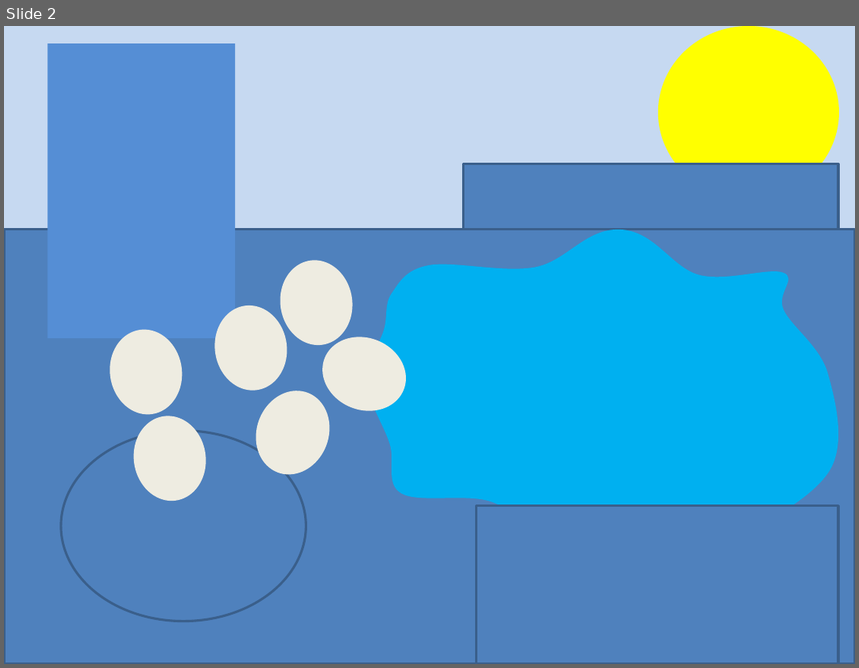
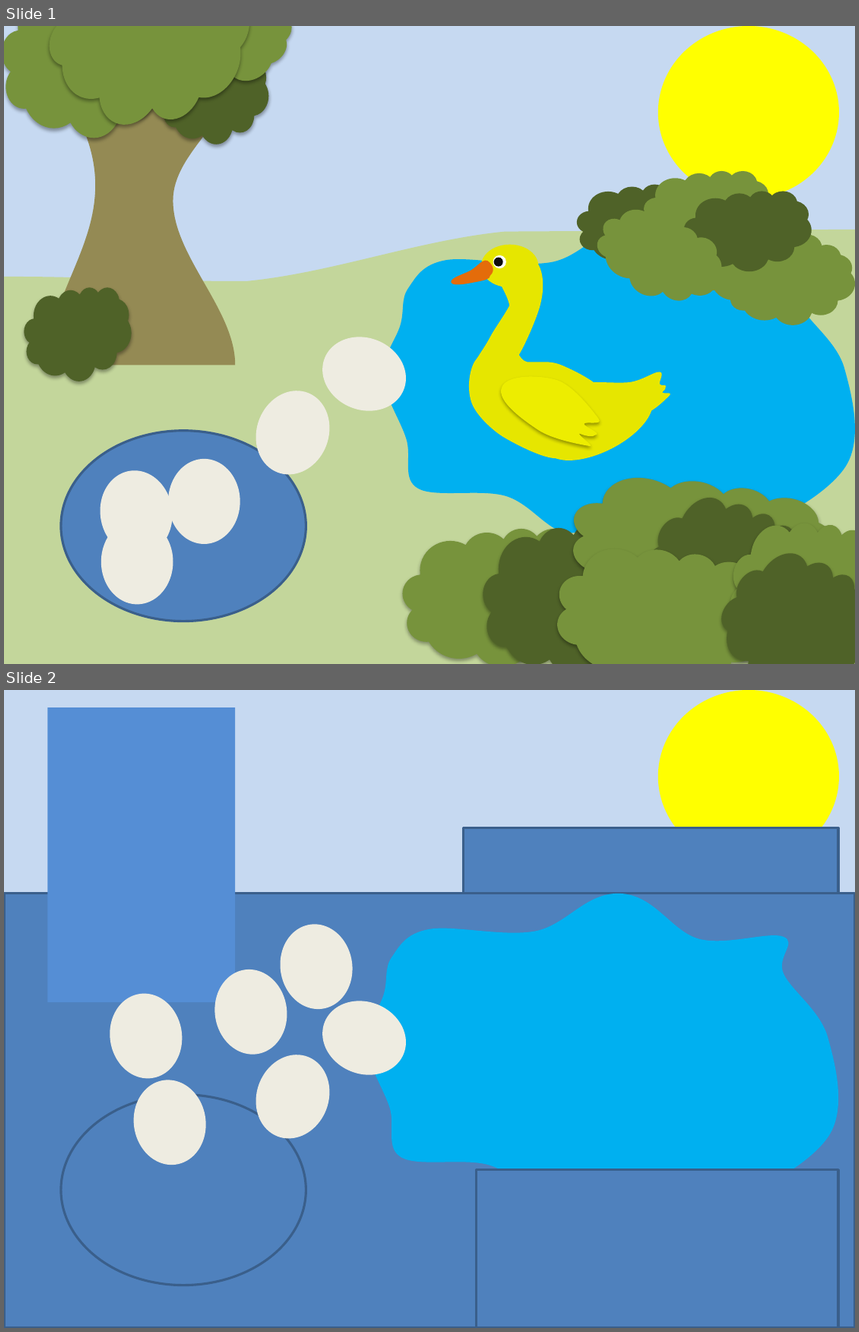
Before and after one commit to gustavoFG28/Ludit, a slide deck: Historias/fundos.pptx. Shown one above the other, each under a label of ours: slide 2 before the commit, slides 1 and 2 after it. The pictures are 859x668 and 859x1332 pixels, drawn with LibreOffice and Linux fonts; fonts in the diff are those of the drawing; background and template pictures are left out. Boxes give left, top, right and bottom in pixels: in the first picture for what was removed or moved away, otherwise in the second. Text is boxed around its words. In the diff, an @@ line names an element or a change of style, - is before the commit and + after.

```diff
--- a/Historias/fundos.pptx
+++ b/Historias/fundos.pptx
@@ slide 1 added at <box>4,26,855,664</box>, background #C6D9F1 @@
@@ cloud added at <box>4,26,182,138</box>, fill #77933C @@
@@ cloud added at <box>26,26,271,157</box>, fill #77933C @@
@@ cloud added at <box>141,26,306,110</box>, fill #77933C @@
@@ ellipse added at <box>658,26,840,199</box>, fill #FFFF00 @@
@@ freeform shape added at <box>47,70,235,365</box>, fill #948A54 @@
@@ cloud added at <box>161,50,268,145</box>, fill #4F6228 @@
@@ cloud added at <box>577,184,705,265</box>, fill #4F6228 @@
@@ cloud added at <box>644,170,772,251</box>, fill #77933C @@
@@ cloud added at <box>584,191,734,323</box>, fill #77933C @@
@@ cloud added at <box>684,191,812,271</box>, fill #4F6228 @@
@@ freeform shape added at <box>4,230,855,664</box>, fill #C3D69B @@
@@ freeform shape added at <box>382,224,855,534</box>, fill #00B0F0 @@
@@ cloud added at <box>698,224,826,304</box>, fill #77933C @@
@@ cloud added at <box>728,245,855,325</box>, fill #77933C @@
@@ group added at <box>449,245,675,477</box>: 6 freeform shapes, 4 ellipses @@
@@ cloud added at <box>25,287,132,381</box>, fill #4F6228 @@
@@ ellipse added at <box>312,325,417,423</box>, fill #EEECE1 @@
@@ ellipse added at <box>244,380,341,485</box>, fill #EEECE1 @@
@@ ellipse added at <box>61,431,306,622</box>, fill #4F81BD, outline #3A5F8C 2 pt @@
@@ cloud added at <box>558,452,852,649</box>, fill #77933C @@
@@ ellipse added at <box>94,465,179,560</box>, fill #EEECE1 @@
@@ ellipse added at <box>168,459,240,544</box>, fill #EEECE1 @@
@@ cloud added at <box>624,471,816,664</box>, fill #4F6228 @@
@@ ellipse added at <box>101,520,173,605</box>, fill #EEECE1 @@
@@ cloud added at <box>484,524,658,664</box>, fill #4F6228 @@
@@ cloud added at <box>544,526,781,664</box>, fill #77933C @@
@@ cloud added at <box>698,526,855,664</box>, fill #4F6228 @@
@@ cloud added at <box>718,506,855,664</box>, fill #77933C @@
@@ cloud added at <box>403,529,598,664</box>, fill #77933C @@
```
Also in this commit, not shown: 1 slide changed, 2 other slides added, 1 slide removed, 1 other file.
